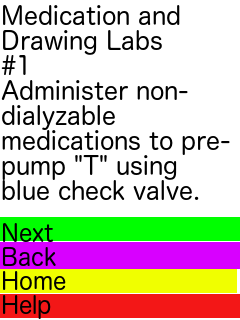
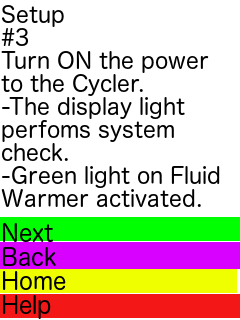
Comparing the layer stacks of the two w=240, h=320 images. Changes:
renamed "Medication and Drawing Labs ..." to "Setup ...", painted on it over [1, 5, 230, 207]
